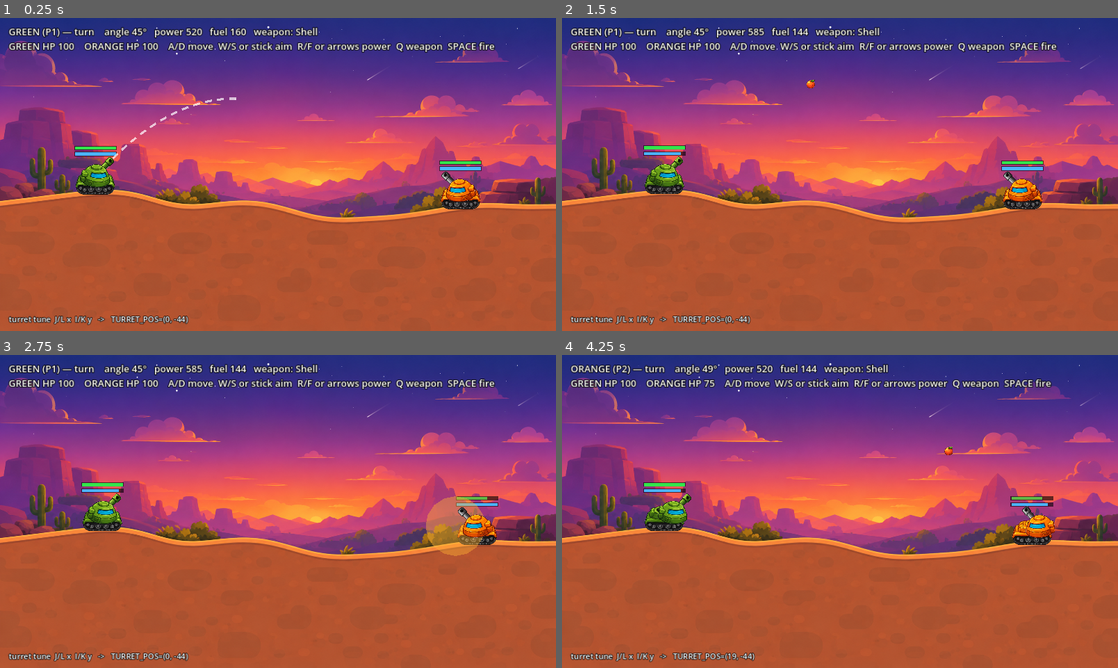
Above: before the commit, frames 1-4 (two rows, left to right).
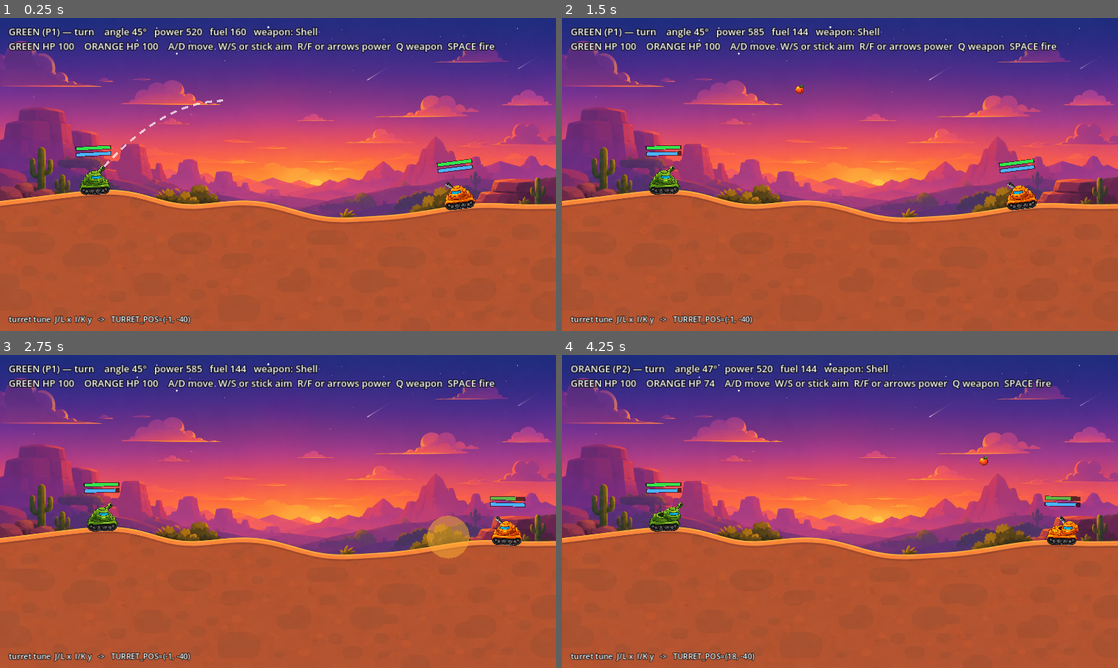
Above: after the commit, the same moments.

Repository: DriveThruG/Peach-Party
Game: Godot game, scene res://artillery/Artillery.tscn
The game is run twice, just before and just after one commit, with the same random seed, the same clock (stepped at 60 frames per second) and the same inputs. This scene is started directly instead of the project's main scene.
Inputs:
- Up to frame 1 (0.25 s): no input
- Up to frame 2 (1.5 s): tap Enter at 0.5 s; hold D 0.53-1.28 s; hold R 0.53-1.28 s; tap Space at 0.77 s; hold S from 1.28 s (still down); tap F at 1.35 s
- Up to frame 3 (2.75 s): tap Space at 1.52 s; release S at 2.03 s; hold D from 2.03 s (still down); tap Q at 2.1 s
- Up to frame 4 (4.25 s): release D at 2.78 s; hold W 2.78-3.53 s; tap J at 2.85 s; tap Space at 3.02, 3.77 s; hold A from 3.53 s (still down); hold L from 3.53 s (still down)

The runs differ from the first frame. In frame 1, 1.4% of the frame differs, in the area x 13-87%, y 25-98%; in frame 2, 1.4%; in frame 3, 2.4%, in the area x 14-95%, y 40-98%; in frame 4, 2.0%.

Commit message:
Artillery: tanks tilt to terrain slope + fire in world space; smaller tanks (0.28) + smaller turret (0.78x); turret pos re-estimated for new scale

Diff:
--- a/godot/artillery/artillery.gd
+++ b/godot/artillery/artillery.gd
@@ -84,6 +84,7 @@
 	var t := Tank.new()
 	add_child(t)
 	t.position = Vector2(x, terrain_y(x))
+	t.rotation = terrain_angle(x)
 	t.setup(variant, facing)
 	tanks.append(t)
 
@@ -95,6 +96,10 @@
 	if i >= TERRAIN.size() - 1:
 		return TERRAIN[TERRAIN.size() - 1].y
 	return lerpf(TERRAIN[i].y, TERRAIN[i + 1].y, fx - float(i))
+
+# Slope angle of the ground at world x — used to tilt the tank so it sits on the hill.
+func terrain_angle(x: float) -> float:
+	return atan2(terrain_y(x + 12.0) - terrain_y(x - 12.0), 24.0)
 
 func _process(delta: float) -> void:
 	guide.visible = (state == "aim")
@@ -124,6 +129,7 @@
 		var dx := mv * MOVE_SPEED * delta
 		t.position.x = clampf(t.position.x + dx, 70.0, VIEW.x - 70.0)
 		t.position.y = terrain_y(t.position.x)      # follow the wavy ground
+		t.rotation = terrain_angle(t.position.x)    # tilt to the slope
 		t.spend_fuel(absf(dx))
 
 	# Aim: keys (W/S) OR the left analog stick (push it where you want to aim).
@@ -160,7 +166,7 @@
 	proj = _make_proj(t.weapon)
 	add_child(proj)
 	proj.position = t.muzzle_pos()
-	proj_vel = t.muzzle_dir() * t.power
+	proj_vel = t.muzzle_world_dir() * t.power
 	state = "flying"
 	_update_info()
 
@@ -193,6 +199,7 @@
 				dir = Vector2(0, -1)
 			t.position.x = clampf(t.position.x + dir.normalized().x * KNOCKBACK[w] * k, 70.0, VIEW.x - 70.0)
 			t.position.y = terrain_y(t.position.x)
+			t.rotation = terrain_angle(t.position.x)
 	_explosion_fx(pos, radius)
 
 	if proj != null:
@@ -243,7 +250,7 @@
 func _update_guide(t: Tank) -> void:
 	var pts := PackedVector2Array()
 	var pos: Vector2 = t.muzzle_pos()
-	var vel: Vector2 = t.muzzle_dir() * t.power
+	var vel: Vector2 = t.muzzle_world_dir() * t.power
 	var dt := 1.0 / 60.0
 	for i in range(GUIDE_STEPS):
 		pts.append(pos)
--- a/godot/artillery/tank.gd
+++ b/godot/artillery/tank.gd
@@ -5,7 +5,8 @@
 # Origin = ground-contact point (bottom centre).
 
 const SHEET := preload("res://artillery/art/Artillery.png")
-const TANK_SCALE := 0.36
+const TANK_SCALE := 0.28
+const TURRET_MUL := 0.78        # turret + barrel are smaller than the hull
 const MAX_HP := 100.0
 
 # Sheet regions — index 0 = green (P1), 1 = orange (P2).
@@ -15,8 +16,8 @@
 const PEACH_REGION := Rect2(768, 212, 132, 136)
 
 # Turret mount point in world px (post-scale) — where the turret dome + barrel sit in the hull hole.
-const TURRET_POS := Vector2(0, -44)
-const BAR_W := 98.0
+const TURRET_POS := Vector2(-1, -40)
+const BAR_W := 82.0
 
 var hp := MAX_HP
 var fuel := 160.0
@@ -50,10 +51,10 @@
 	barrel.z_index = 1
 	add_child(barrel)
 	var br: Rect2 = BARREL_REGION[variant]
-	barrel_len = br.size.x * TANK_SCALE
-	_sprite(br, Vector2(barrel_len * 0.5, 0), barrel)
+	barrel_len = br.size.x * TANK_SCALE * TURRET_MUL
+	_sprite(br, Vector2(barrel_len * 0.5, 0), barrel, TANK_SCALE * TURRET_MUL)
 
-	turret_sprite = _sprite(TURRET_REGION[variant], TURRET_POS, self)
+	turret_sprite = _sprite(TURRET_REGION[variant], TURRET_POS, self, TANK_SCALE * TURRET_MUL)
 	turret_sprite.z_index = 2
 	if facing == -1:
 		turret_sprite.flip_h = true
@@ -69,11 +70,16 @@
 		barrel.position = p
 
 func muzzle_dir() -> Vector2:
+	# LOCAL aim direction (used to rotate the barrel sprite).
 	var a := deg_to_rad(aim_deg)
 	return Vector2(cos(a) * facing, -sin(a))
 
+func muzzle_world_dir() -> Vector2:
+	# Actual fire direction in world space — includes the tank's terrain tilt.
+	return barrel.global_transform.x.normalized()
+
 func muzzle_pos() -> Vector2:
-	return barrel.global_position + muzzle_dir() * barrel_len
+	return barrel.global_position + muzzle_world_dir() * barrel_len
 
 func aim(d: float) -> void:
 	aim_deg = clampf(aim_deg + d, 0.0, 85.0)
@@ -104,12 +110,12 @@
 	hp_fill.color = Color(0.9, 0.2, 0.2).lerp(Color(0.2, 0.9, 0.3), frac)
 	fuel_fill.scale.x = clampf(fuel / max_fuel, 0.0, 1.0)
 
-func _sprite(region: Rect2, pos: Vector2, parent: Node) -> Sprite2D:
+func _sprite(region: Rect2, pos: Vector2, parent: Node, sc := TANK_SCALE) -> Sprite2D:
 	var s := Sprite2D.new()
 	s.texture = SHEET
 	s.region_enabled = true
 	s.region_rect = region
-	s.scale = Vector2(TANK_SCALE, TANK_SCALE)
+	s.scale = Vector2(sc, sc)
 	s.position = pos
 	parent.add_child(s)
 	return s
